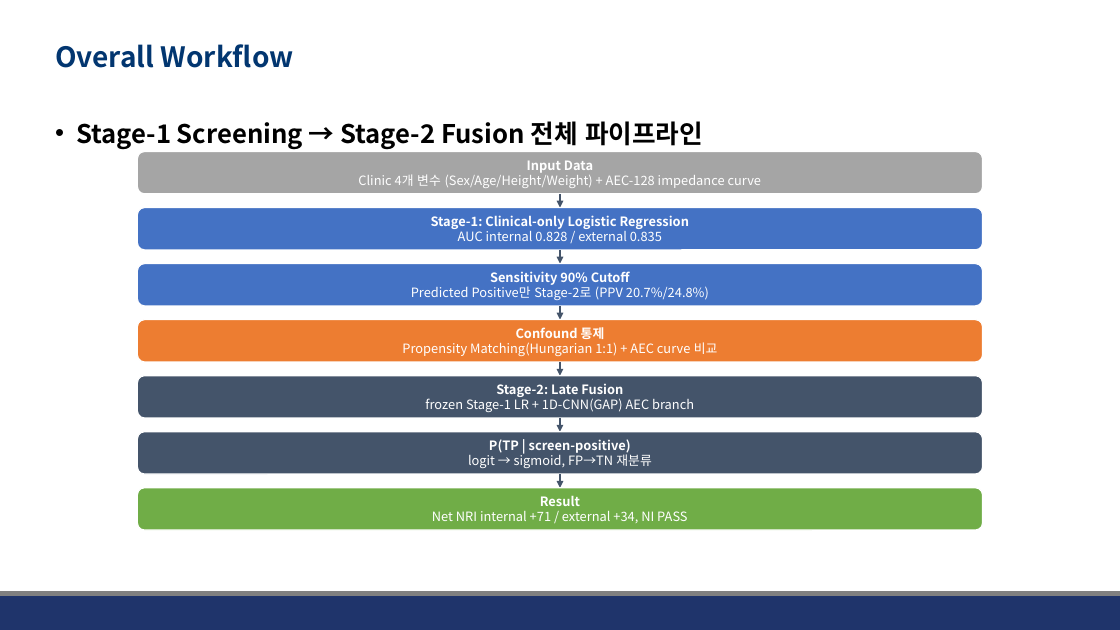
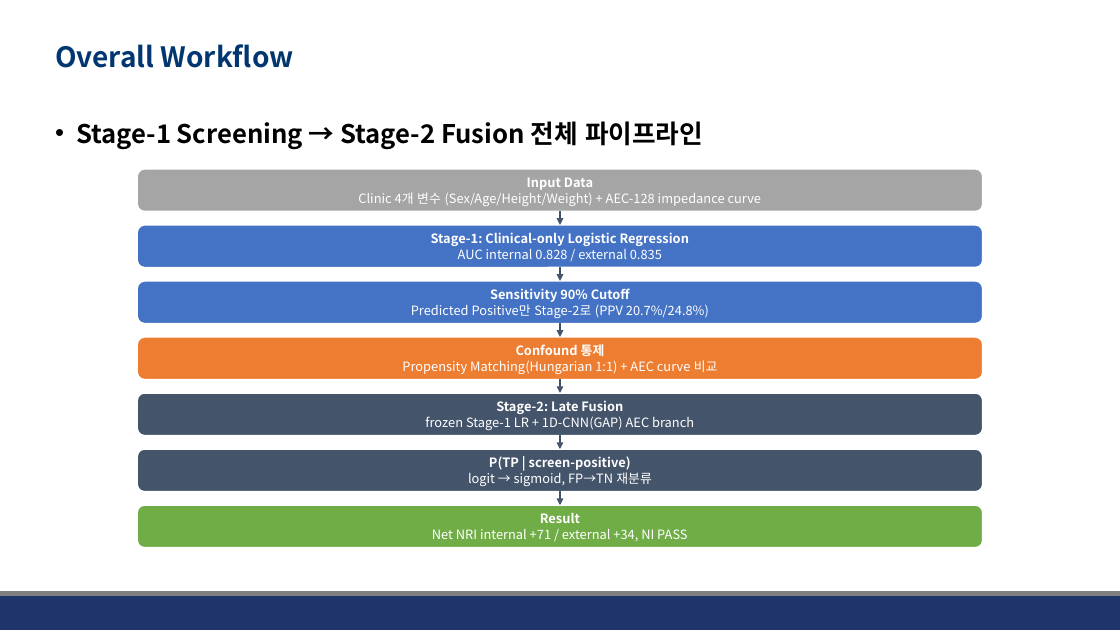
Before and after one commit to JHWannabe/Clinical_Study, a slide deck: slide 3 of docs/260724_Results_of_Residual_Algorithm.pptx. Drawn at 1120x630 pixels with LibreOffice and Linux fonts; fonts in the diff are those of the drawing; background and template pictures are left out. Boxes give left, top, right and bottom in pixels: in the first picture for what was removed or moved away, otherwise in the second. Text is boxed around its words. In the diff, an @@ line names an element or a change of style, - is before the commit and + after.

```diff
--- a/docs/260724_Results_of_Residual_Algorithm.pptx
+++ b/docs/260724_Results_of_Residual_Algorithm.pptx
@@ 4 rounded rectangles, 3 arrows: place and size @@
-4 rounded rectangles, 3 arrows at box(138, 208, 983, 432)
+4 rounded rectangles, 3 arrows at box(138, 225, 983, 450)
@@ 3 rounded rectangles, 3 arrows: place and size @@
-3 rounded rectangles, 3 arrows at box(138, 151, 983, 530)
+3 rounded rectangles, 3 arrows at box(138, 169, 983, 548)
```
Also in this commit, not shown: 1 other slide changed, 1 other file.
